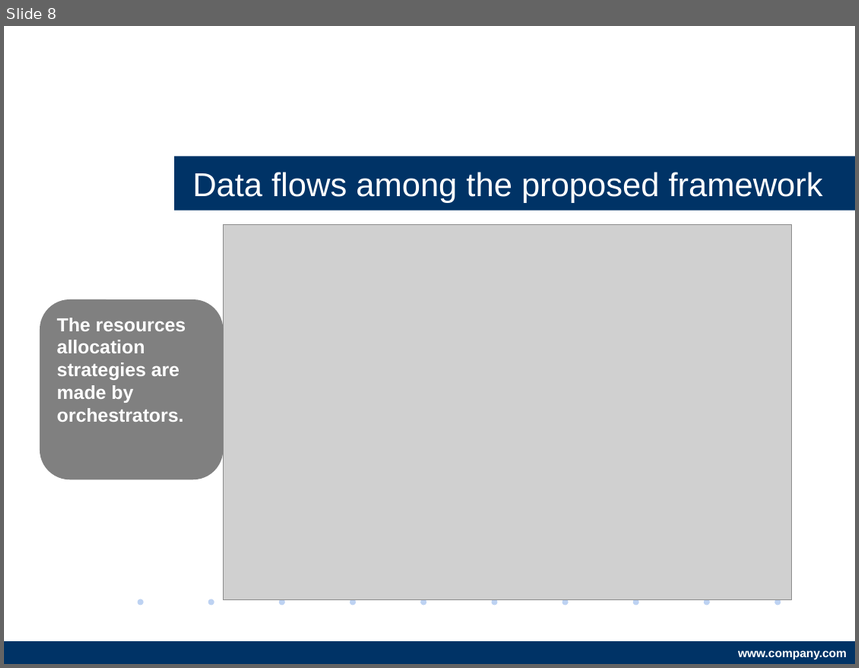
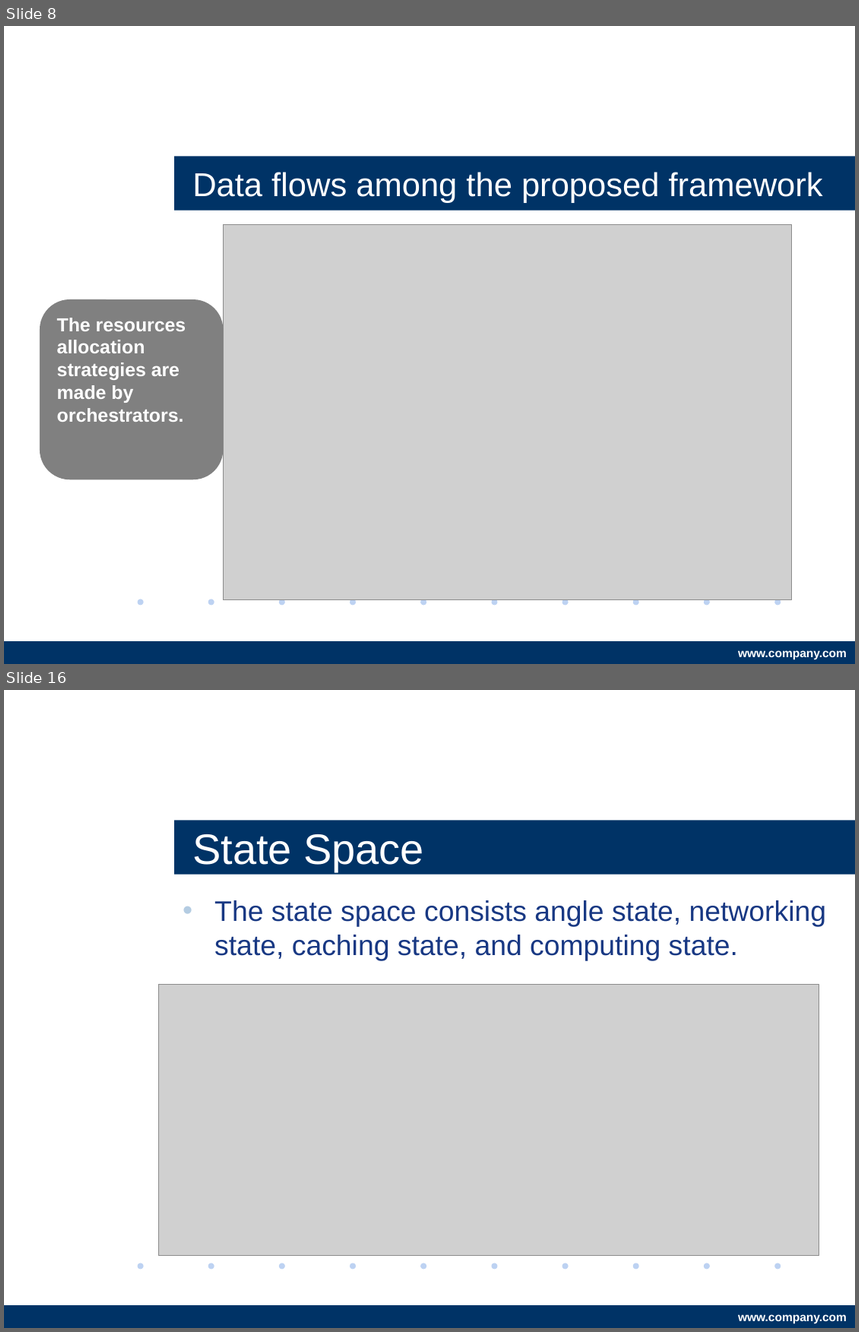
Before and after one commit to s1042992/Presentation_hscc, a slide deck: Deep Q-Learning Aided Networking, Caching, and Computing Resources Allocation in Software-Defined Satellite-Terrestrial Networks.pptx. Shown one above the other, each under a label of ours: slide 8 before the commit, slides 8 and 16 after it; the slides between them are not shown. The pictures are 859x668 and 859x1332 pixels, drawn with LibreOffice and Linux fonts; fonts in the diff are those of the drawing; grey boxes stand for pictures; background and template pictures are left out. Boxes give left, top, right and bottom in pixels: in the first picture for what was removed or moved away, otherwise in the second. Text is boxed around its words. In the diff, an @@ line names an element or a change of style, - is before the commit and + after.

```diff
--- a/Deep Q-Learning Aided Networking, Caching, and Computing Resources Allocation in Software-Defined Satellite-Terrestrial Networks.pptx
+++ b/Deep Q-Learning Aided Networking, Caching, and Computing Resources Allocation in Software-Defined Satellite-Terrestrial Networks.pptx
@@ slide 16 added at (4, 690, 855, 1328), background #FFFFFF; not listed: 12 template elements that a slide beside it also shows @@
@@ title added at (174, 820, 855, 875), fill #003366, 36 pt, text #FFFFFF @@
+State Space
@@ text added at (215, 901, 827, 961), 24 pt, text #183883 @@
+• The state space consists angle state, networking state, caching state, and computing state.
@@ picture added at (158, 985, 819, 1256) @@
```
Also in this commit, not shown: 1 slide changed, 12 other slides added.
